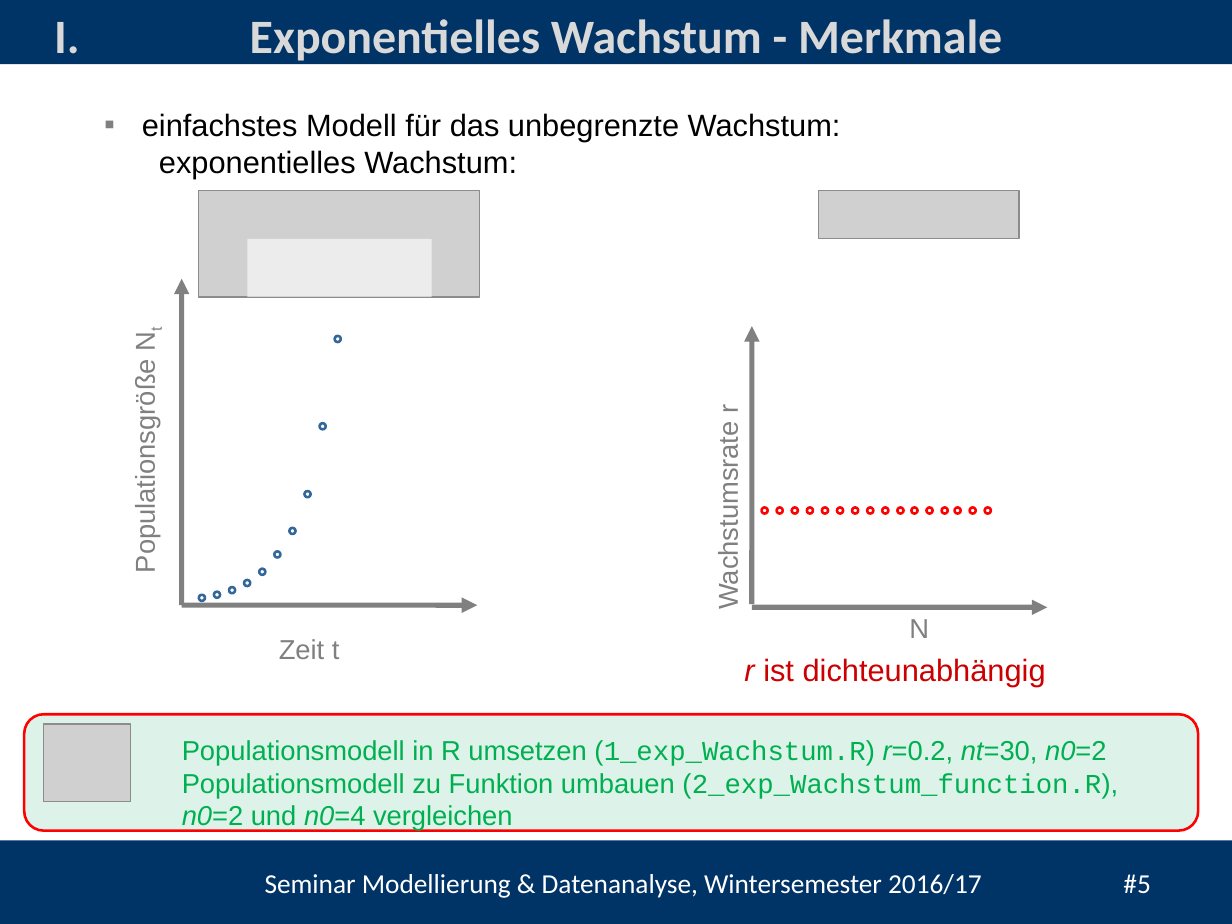
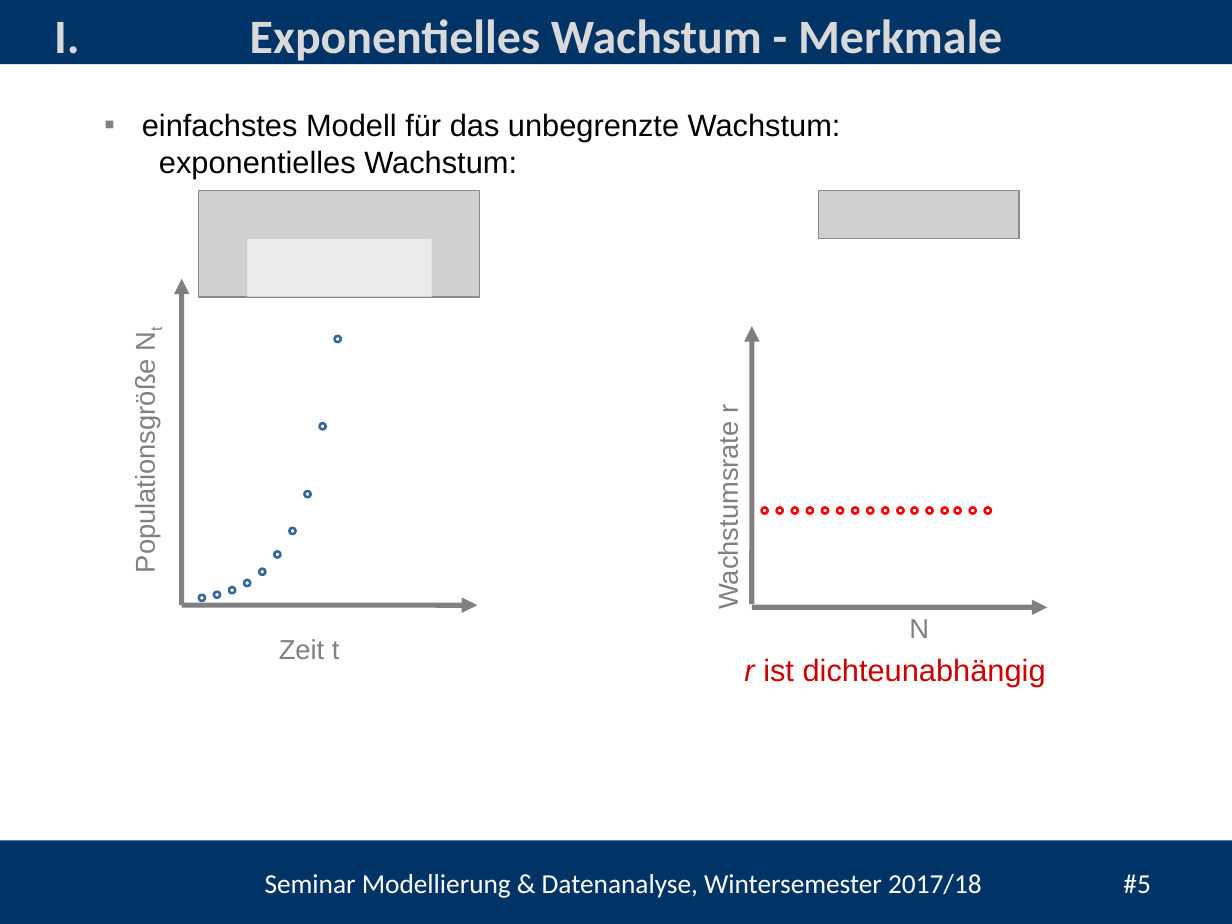
Before and after one commit to heistermann/Einf_Modellierung, a slide deck: slide 5 of Termin_3/folien/Termin_3_Populationsmodelle.pptx. Drawn at 1232x924 pixels with LibreOffice and Linux fonts; fonts in the diff are those of the drawing; grey boxes stand for pictures; background and template pictures are left out. Boxes give left, top, right and bottom in pixels: in the first picture for what was removed or moved away, otherwise in the second. Text is boxed around its words. In the diff, an @@ line names an element or a change of style, - is before the commit and + after.

```diff
--- a/Termin_3/folien/Termin_3_Populationsmodelle.pptx
+++ b/Termin_3/folien/Termin_3_Populationsmodelle.pptx
@@ rounded rectangle removed at (x1=25, y1=715, x2=1199, y2=830) @@
@@ picture removed at (x1=43, y1=724, x2=131, y2=802) @@
@@ text removed at (x1=182, y1=740, x2=1118, y2=831) @@
-Populationsmodell in R umsetzen (1_exp_Wachstum.R) r=0.2, nt=30, n0=2
-Populationsmodell zu Funktion umbauen (2_exp_Wachstum_function.R), n0=2 und n0=4 vergleichen
@@ text at (x1=265, y1=874, x2=1150, y2=898): text changed @@
-Seminar Modellierung & Datenanalyse, Wintersemester 2016/17 #5
+Seminar Modellierung & Datenanalyse, Wintersemester 2017/18 #5
```
Also in this commit, not shown: 4 other slides changed, 3 other files.
